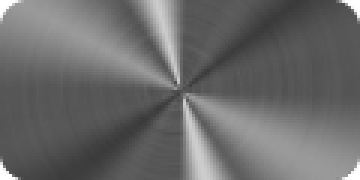
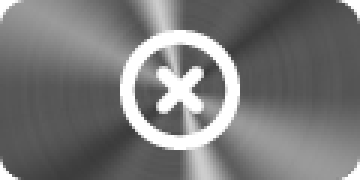
Two versions of the same layered image (360px x 180px). Layer-by-layer changes:
added layer "Vector Smart Object" (1st of 2) above "Vector Smart Object" over <box>120,30,240,150</box>
